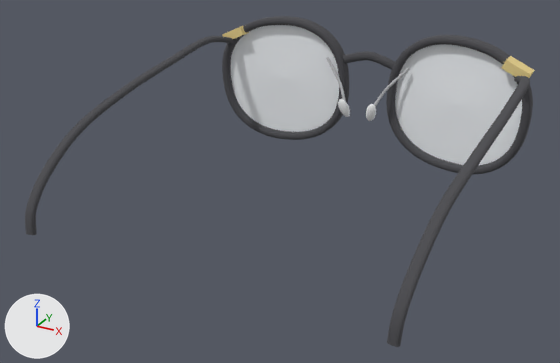
An edit to the OBJ model public/models/glasses.obj, drawn before and after from the same camera.
Rendered twice from a camera (50 mm lens) standing at (10.95, -26.94, 8.75) and looking at (-0.17, -6.72, -1.37). Every picture has the same lights, and +X, +Y and +Z are marked at lower left. The first picture is the older version. Where no turn or scale is listed for an object, it has been applied to the vertices.

Objects in the first picture: 'bridge', 'gold_R', 'lens_L', 'lens_R', 'rim_L', 'rim_R', 'temple_L', 'temple_R' and 5 more.
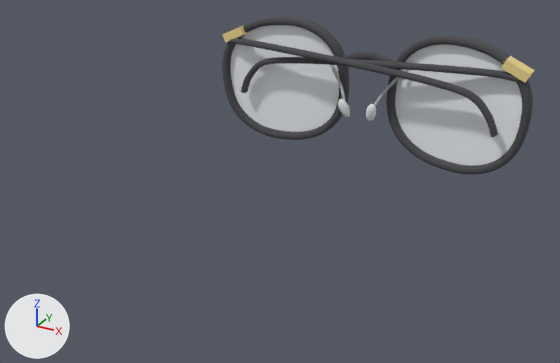
Commit message: Model temples in folded (closed) state to match reference photos

Location of each change, [x1, y1, x2, y2] in pixels of the pictures (560 x 363 px):
'temple_R', reshaped (93% wider, 86% shorter)
    before: [387, 76, 530, 347]
    after: [241, 57, 518, 93]
'temple_L', reshaped (28% wider, 50% shorter)
    before: [25, 36, 234, 235]
    after: [230, 38, 498, 137]

Edits to the bpy script that builds the scene:
```text
Change me_temple_l:
    used by ob_temple_l; location = (0.0, 0.0, 0.0)
    remove me_temple_l.from_pydata(...)  # 2242 vertices, 4480 faces; spans x -6.37..-5.59, y -12.21..-0.59, z -2.27..1.66
    add me_temple_l.from_pydata(...)  # 2242 vertices, 4480 faces; spans x -5.77..5.31, y -1.2..-0.44, z -0.74..1.51
    me_temple_l part 1: 2242 of 2242 vertices moved; they spanned x -6.37..-5.59, y -12.21..-0.59, z -2.27..1.66 and now span x -5.77..5.31, y -1.2..-0.44, z -0.74..1.51; mean shift (6.61, 6.39, 0.61)
Change me_temple_r:
    used by ob_temple_r; location = (0.0, 0.0, 0.0)
    remove me_temple_r.from_pydata(...)  # 2242 vertices, 4480 faces; spans x 5.59..6.37, y -12.21..-0.59, z -2.27..1.66
    add me_temple_r.from_pydata(...)  # 2242 vertices, 4480 faces; spans x -5.3..5.74, y -0.89..-0.42, z -0.74..1.51
    me_temple_r part 2: 2242 of 2242 vertices moved; they spanned x 5.59..6.37, y -12.21..-0.59, z -2.27..1.66 and now span x -5.3..5.74, y -0.89..-0.42, z -0.74..1.51; mean shift (-6.61, 6.66, 0.61)
```
